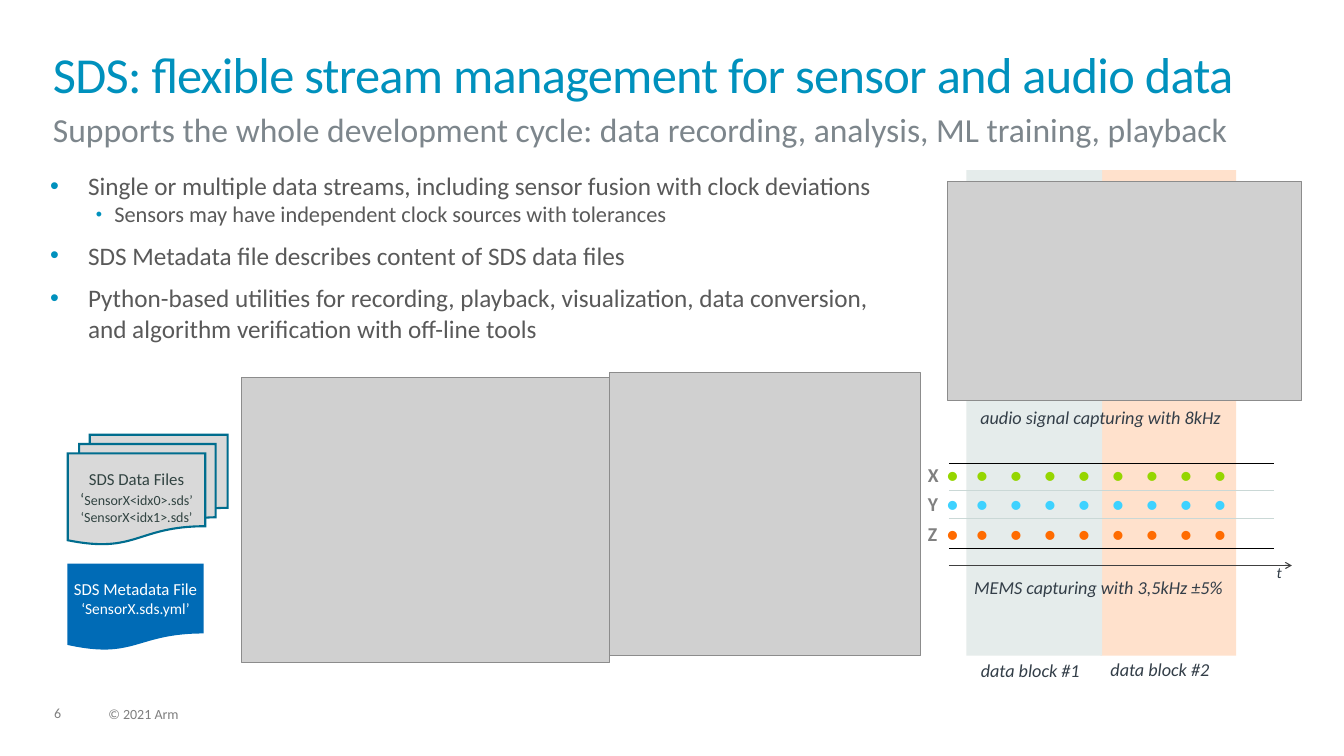
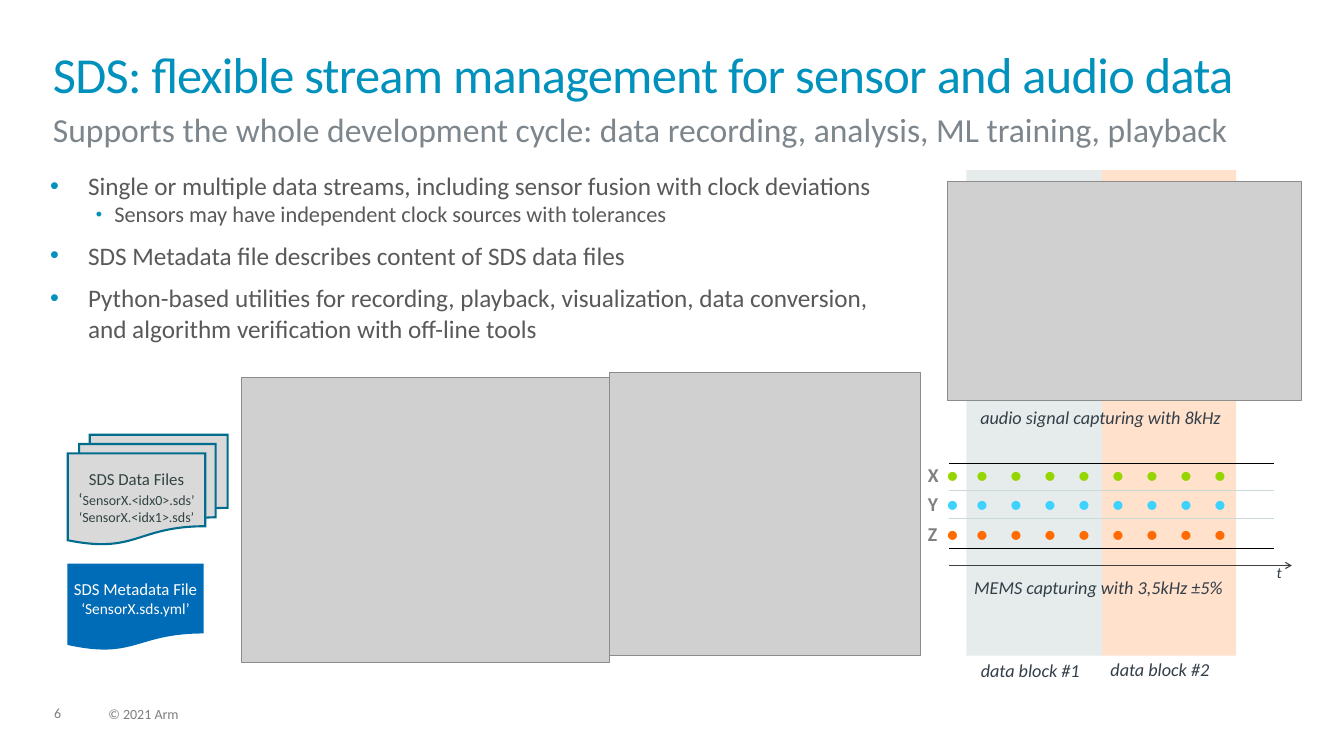
Before and after one commit to ARM-software/SDS-Framework, a slide deck: slide 6 of documentation/images/overview.pptx. Drawn at 1344x756 pixels with LibreOffice and Linux fonts; fonts in the diff are those of the drawing; grey boxes stand for pictures. Boxes give left, top, right and bottom in pixels: in the first picture for what was removed or moved away, otherwise in the second. Text is boxed around its words. In the diff, an @@ line names an element or a change of style, - is before the commit and + after.

```diff
--- a/documentation/images/overview.pptx
+++ b/documentation/images/overview.pptx
@@ text in flow chart multidocument at [79, 473, 195, 526]: text changed @@
-SDS Data Files
-‘SensorX<idx0>.sds’
-‘SensorX<idx1>.sds’
+SDS Data Files
+‘SensorX.<idx0>.sds’
+‘SensorX.<idx1>.sds’
```
Also in this commit, not shown: 1 other slide changed, 6 other files.
